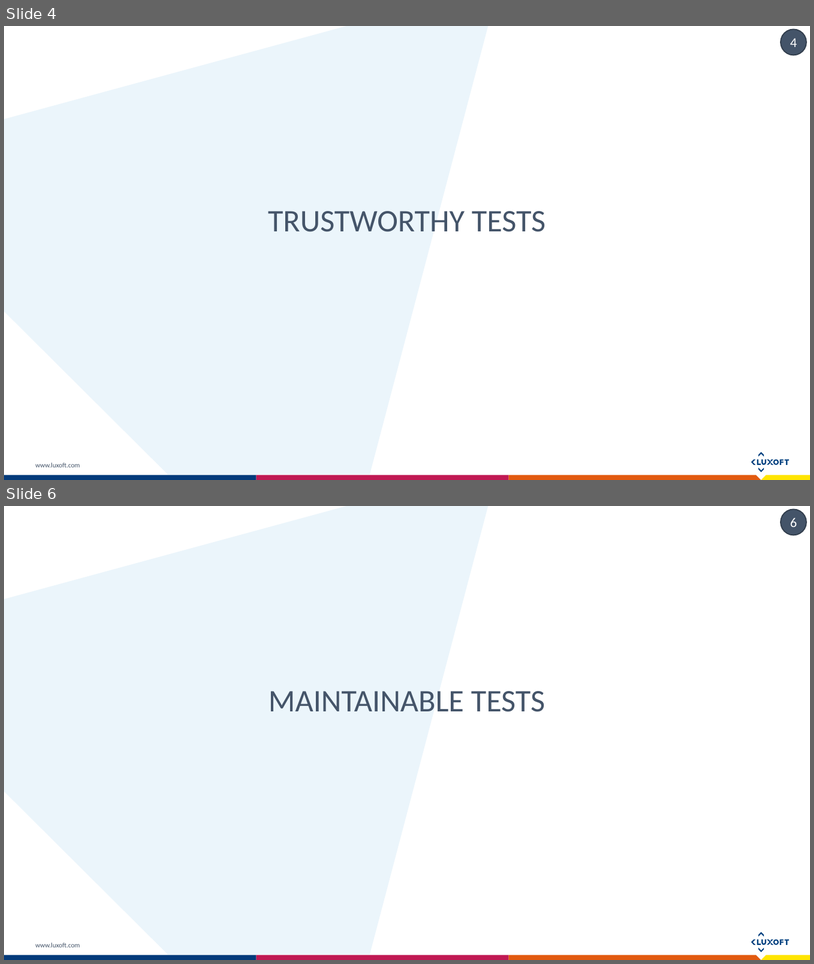
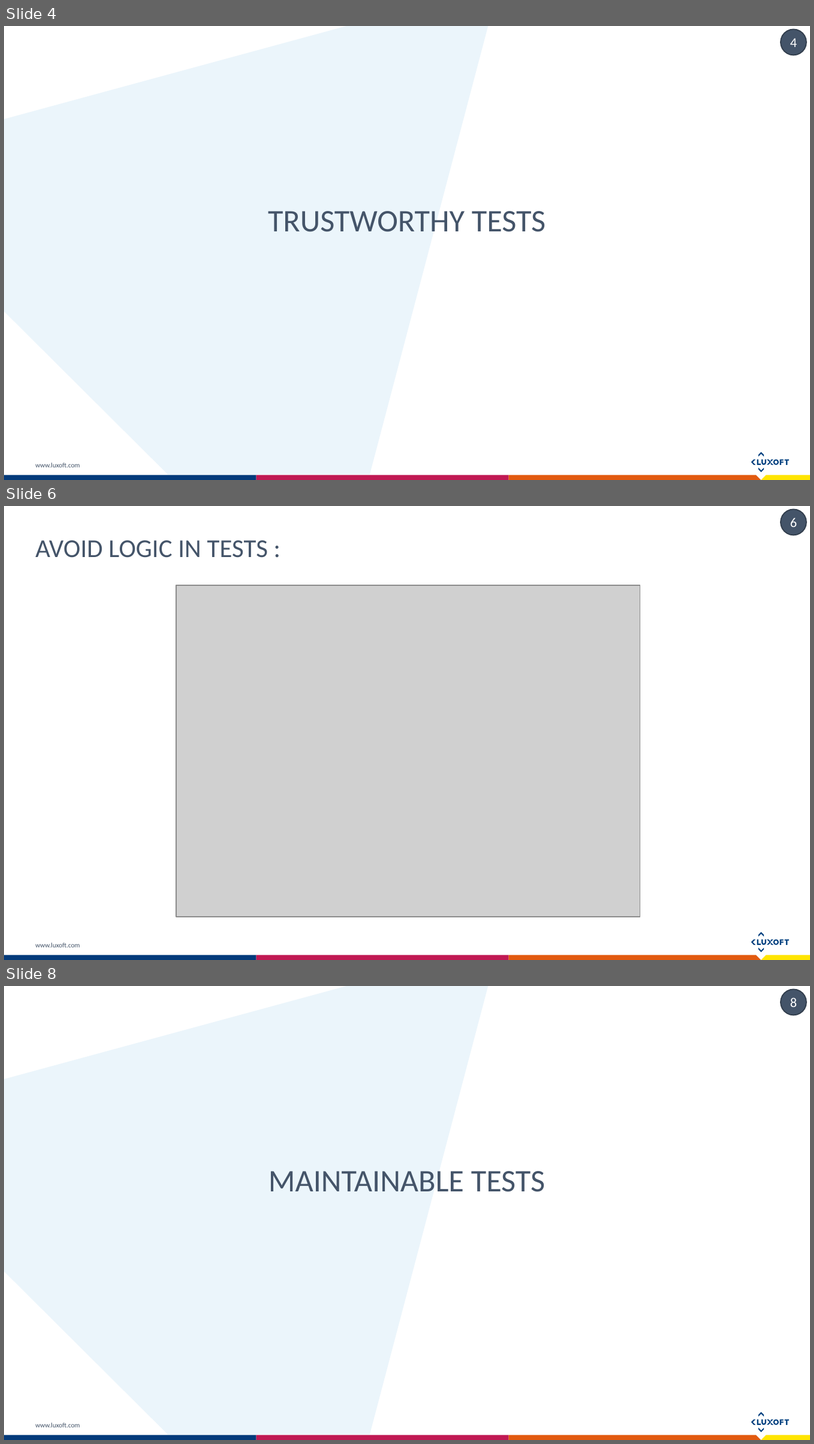
Before and after one commit to exiton3/Unit-tests-Best-Practices-Samples, a slide deck: Docs/Unit testing Bests practices.pptx. Shown one above the other, each under a label of ours: slides 4 and 6 before the commit, slides 4, 6 and 8 after it; the slides between them are not shown. The pictures are 814x964 and 814x1444 pixels, drawn with LibreOffice and Linux fonts; fonts in the diff are those of the drawing; grey boxes stand for pictures. Boxes give left, top, right and bottom in pixels: in the first picture for what was removed or moved away, otherwise in the second. Text is boxed around its words. In the diff, an @@ line names an element or a change of style, - is before the commit and + after.

Commit message:
Logic in Tests

```diff
--- a/Docs/Unit testing Bests practices.pptx
+++ b/Docs/Unit testing Bests practices.pptx
@@ slide 6 added at <box>4,506,810,960</box>, background #FFFFFF; not listed: 18 template elements that a slide beside it also shows @@
@@ title added at <box>35,540,268,558</box>, 23 pt, text #445469 @@
+AVOID LOGIC IN TESTS :
@@ picture added at <box>177,585,640,916</box> @@
@@ what was slide 6 is now slide 8 @@
@@ page number at <box>791,997,797,1007</box>: text changed @@
-6
+8
```
Also in this commit, not shown: 1 slide changed, 1 other slide added, 1 other file.
